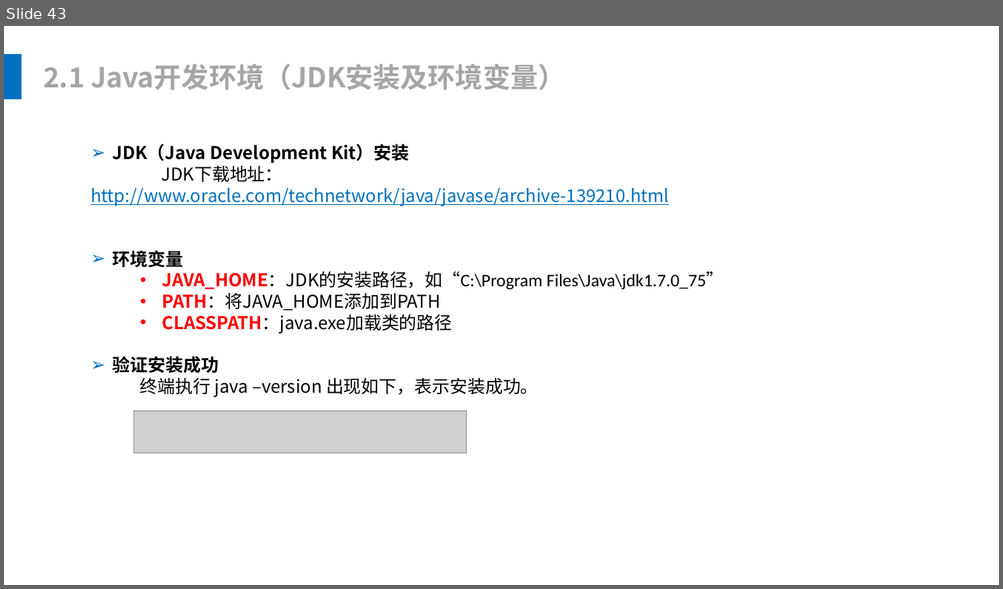
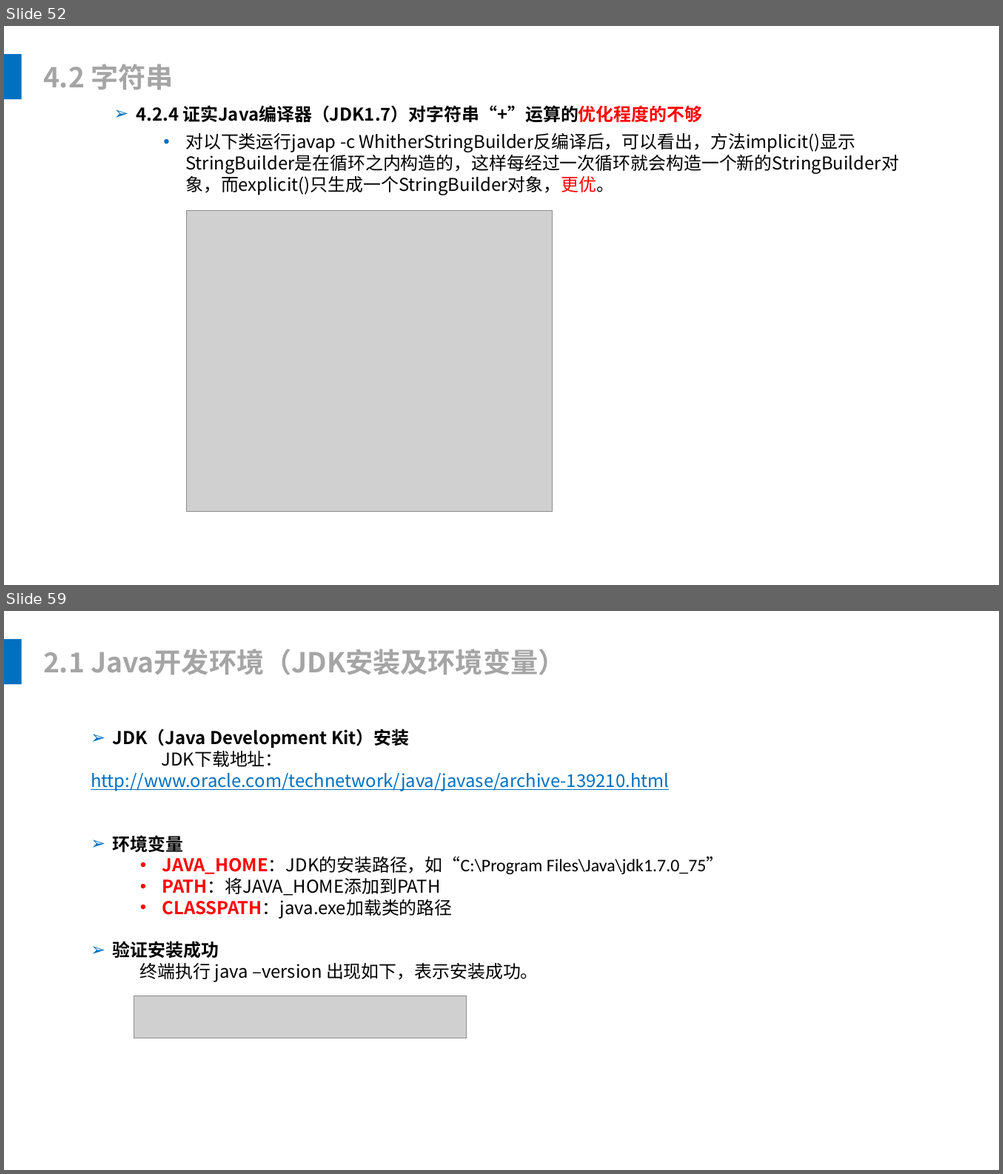
Before and after one commit to leonliu06/JavaTrainning, a slide deck: Java基础培训.pptx. Shown one above the other, each under a label of ours: slide 43 before the commit, slides 52 and 59 after it; the slides between them are not shown. The pictures are 1003x589 and 1003x1174 pixels, drawn with LibreOffice and Linux fonts; fonts in the diff are those of the drawing; grey boxes stand for pictures. Boxes give left, top, right and bottom in pixels: in the first picture for what was removed or moved away, otherwise in the second. Text is boxed around its words. In the diff, an @@ line names an element or a change of style, - is before the commit and + after.

```diff
--- a/Java基础培训.pptx
+++ b/Java基础培训.pptx
@@ slide 52 added at box(4, 26, 999, 585), background #FFFFFF @@
@@ rectangle added at box(4, 54, 22, 99), fill #0070C0 @@
@@ text added at box(43, 64, 173, 90), 28 pt, text #A5A5A5, bold @@
+4.2 字符串
@@ text added at box(136, 105, 703, 123), 18 pt, text #000000, bold @@
+➢ 4.2.4 证实Java编译器（JDK1.7）对字符串“+”运算的优化程度的不够
@@ text added at box(185, 133, 899, 195), 18 pt, text #000000 @@
+  • 对以下类运行javap -c WhitherStringBuilder反编译后，可以看出，方法implicit()显示StringBuilder是在循环之内构造的，这样每经过一次循环就会构造一个新的StringBuilder对象，而explicit()只生成一个StringBuilder对象，更优。
@@ picture added at box(187, 210, 552, 512) @@
@@ what was slide 43 is now slide 59 @@
```
Also in this commit, not shown: 7 slides changed, 18 other slides added, 3 slides removed, 26 other files.
